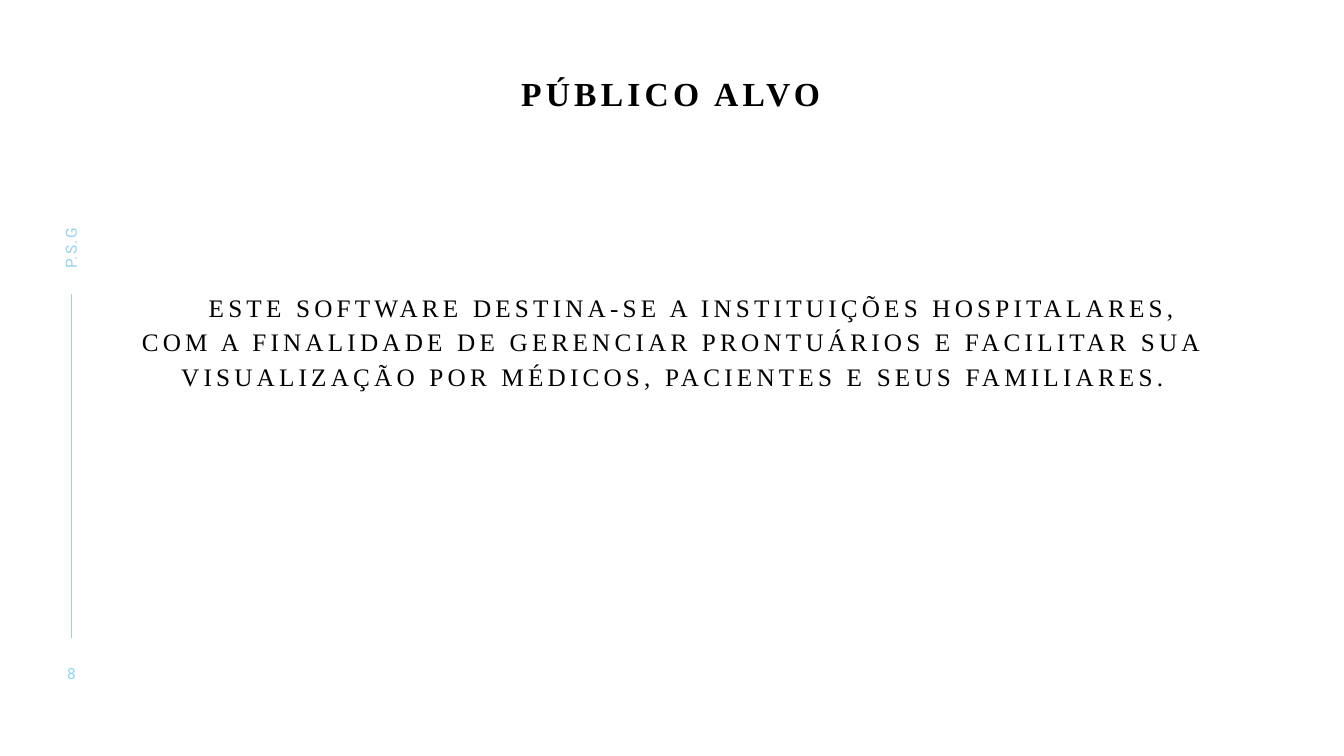
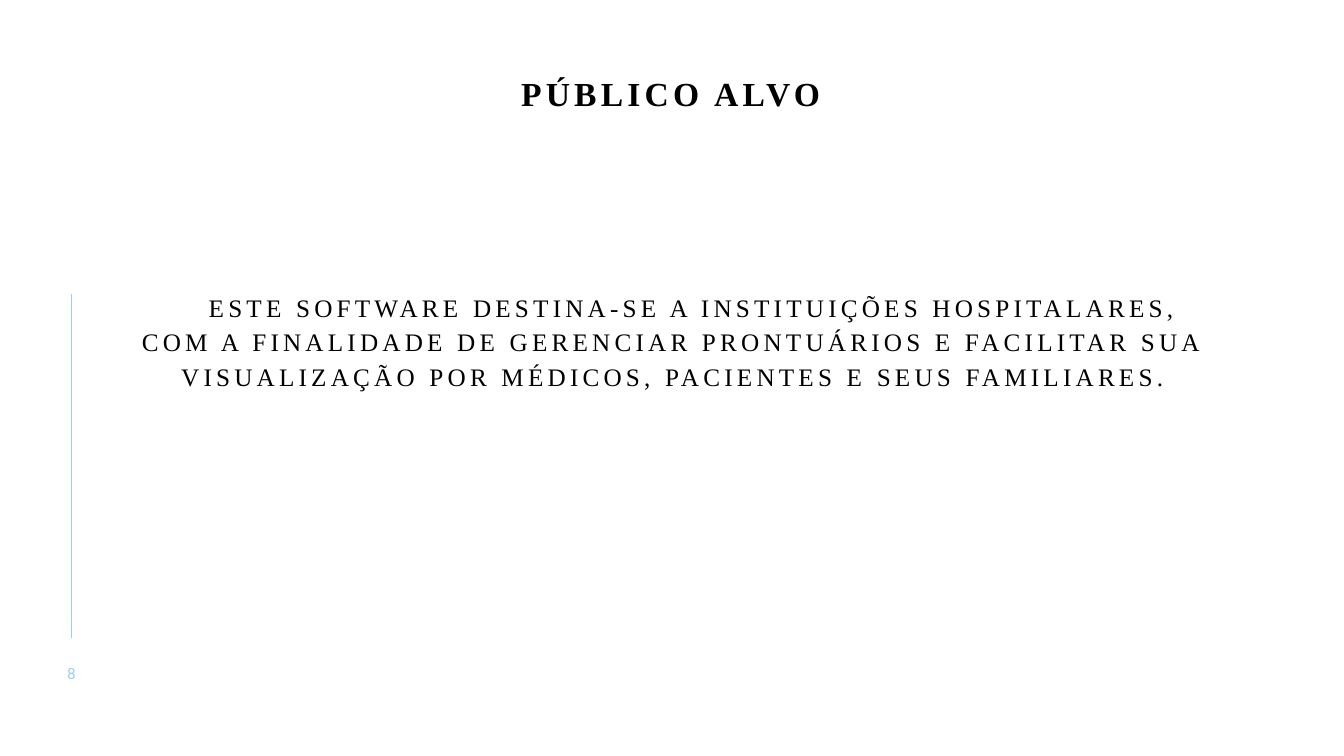
Before and after one commit to tbgbarros/PI-2-DSM2SEM, a slide deck: slide 8 of APRESENTAÇÕES/PSU.pptx. Drawn at 1344x756 pixels with LibreOffice and Linux fonts; fonts in the diff are those of the drawing. Boxes give left, top, right and bottom in pixels: in the first picture for what was removed or moved away, otherwise in the second. Text is boxed around its words. In the diff, an @@ line names an element or a change of style, - is before the commit and + after.

```diff
--- a/APRESENTAÇÕES/PSU.pptx
+++ b/APRESENTAÇÕES/PSU.pptx
@@ text removed at (61, 232, 81, 267) @@
-P.S.G
```
Also in this commit, not shown: 6 other slides changed.
